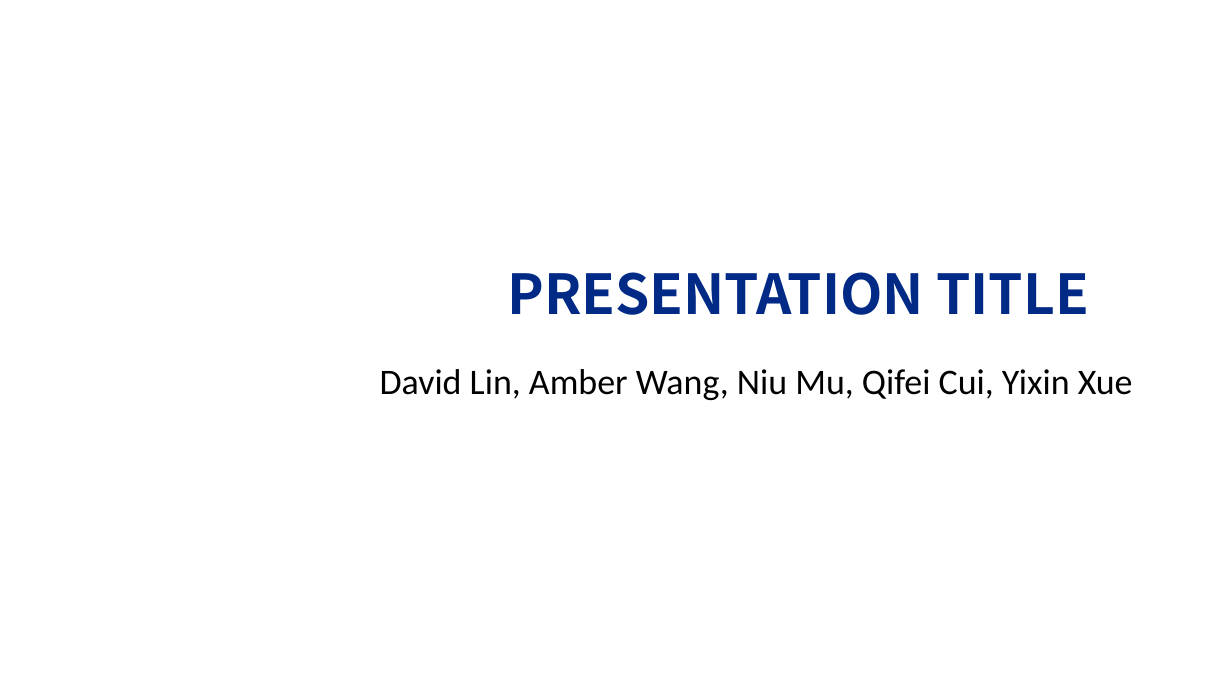
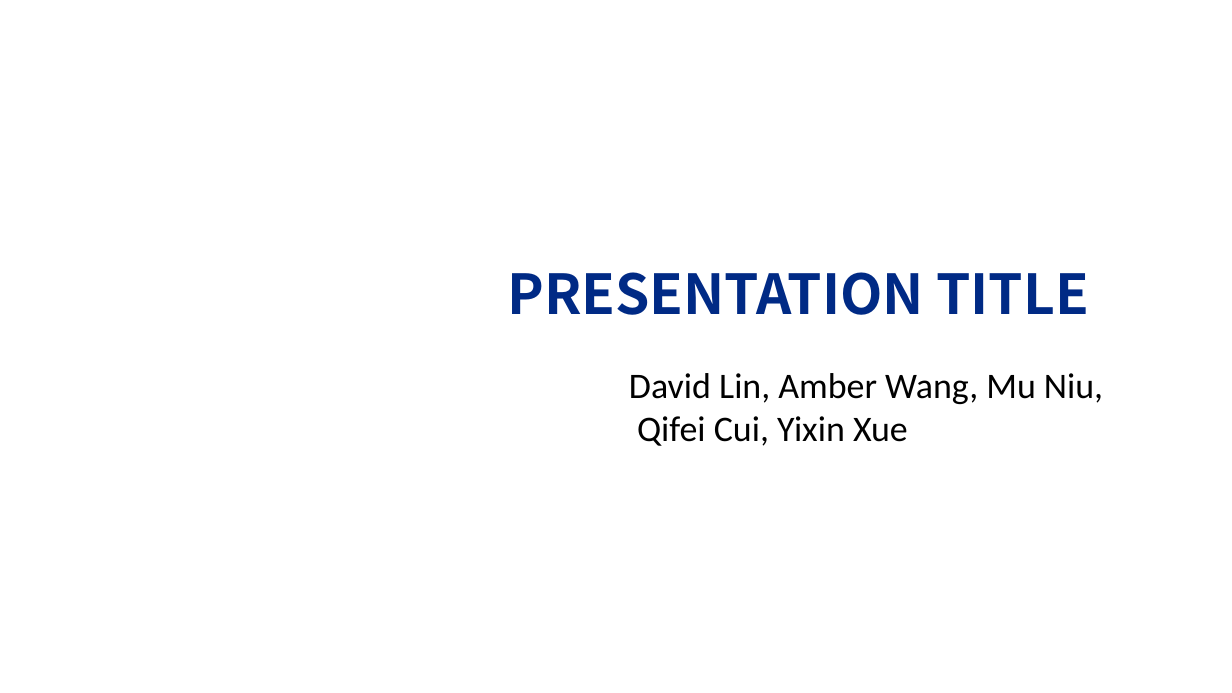
Before and after one commit to PSTAT197-F23/PSTAT197A_FP_Group1, a slide deck: slide 1 of scripts/drafts/PRESENTATION.pptx. Drawn at 1232x693 pixels with LibreOffice and Linux fonts; fonts in the diff are those of the drawing; background and template pictures are left out. Boxes give left, top, right and bottom in pixels: in the first picture for what was removed or moved away, otherwise in the second. Text is boxed around its words. In the diff, an @@ line names an element or a change of style, - is before the commit and + after.

```diff
--- a/scripts/drafts/PRESENTATION.pptx
+++ b/scripts/drafts/PRESENTATION.pptx
@@ text at bbox=[629, 373, 1103, 446]: text changed @@
-David Lin, Amber Wang, Niu Mu, Qifei Cui, Yixin Xue
+David Lin, Amber Wang, Mu Niu,
+Qifei Cui, Yixin Xue
```
Also in this commit, not shown: 2 slides removed.
